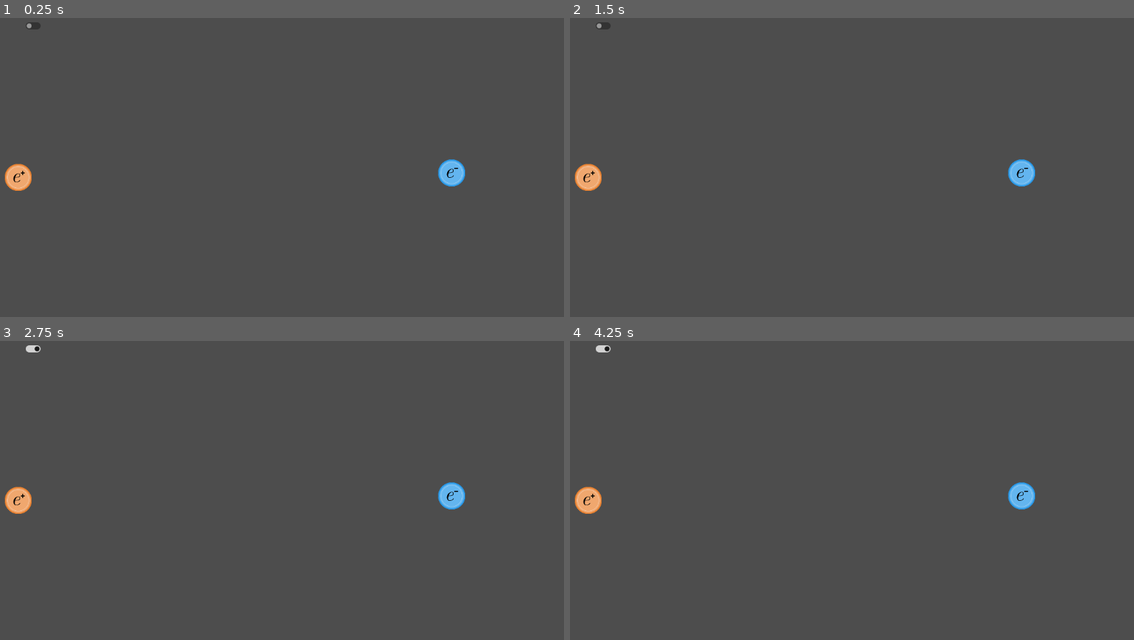
Above: before the commit, frames 1-4 (two rows, left to right).
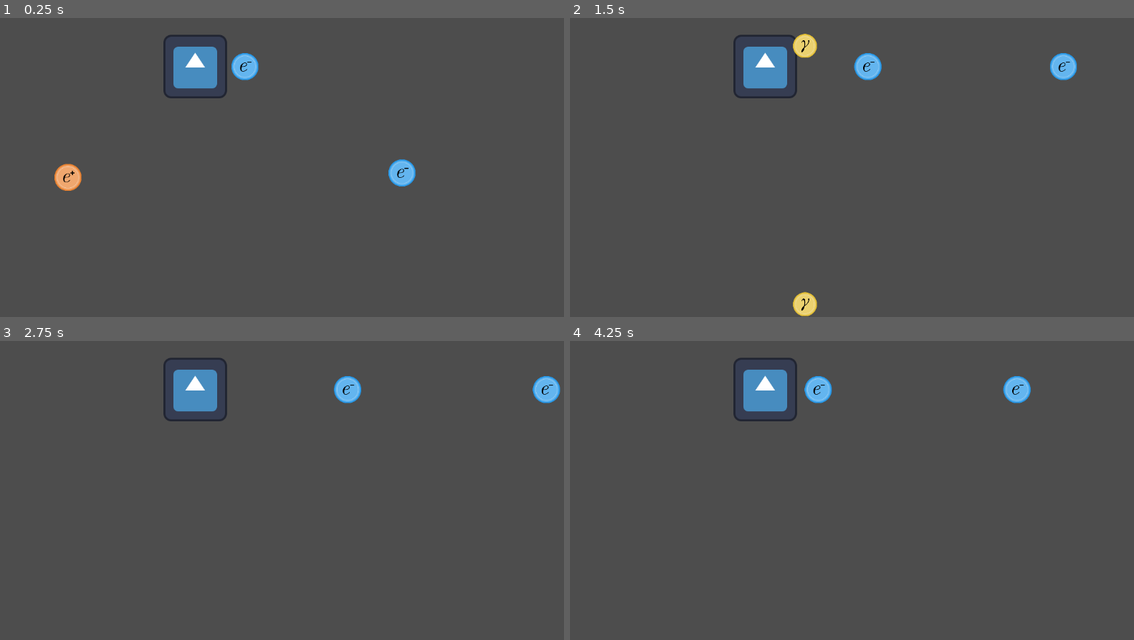
Above: after the commit, the same moments.

Repository: Breakerchap/vertex
Game: Godot game, scene res://MainScene/main.tscn
The game is run twice, just before and just after one commit, with the same random seed, the same clock (stepped at 60 frames per second) and the same inputs. The engine's default icon, where the game draws it, is replaced by a stand-in: a white triangle on a blue panel in a dark square.
Inputs (mouse positions are in pixels of both pictures, inside the frame that each line leads up to):
- Up to frame 1 (0.25 s): no input
- Up to frame 2 (1.5 s): click (603, 26) at 0.52 s; click (603, 26) at 1.27 s
- Up to frame 3 (2.75 s): click (33, 349) at 2.02 s
- Up to frame 4 (4.25 s): no input

The runs differ from the first frame. In frame 1, 3.2% of the frame differs, in the area x 0-83%, y 1-58%; in frame 2, 3.4%, in the area x 0-90%, y 1-100%; in frame 3, 2.9%; in frame 4, 2.9%.
Error before the commit: Parse Error: Unexpected identifier "simulation" in class body. (res://MainScene/check_button.gd:4)

Commit message:
emitters

Diff:
--- /dev/null
+++ b/Buildings/Emitter/emitter.gd
@@ -0,0 +1,100 @@
+class_name ParticleEmitter
+extends Node2D
+
+const EmissionEntry = preload("res://Buildings/Emitter/particle_emission.gd")
+
+const ELECTRON_SCENE: PackedScene = preload("res://Particles/Electron/electron.tscn")
+const PHOTON_SCENE: PackedScene = preload("res://Particles/Photon/photon.tscn")
+
+@export var particleFlavour: Global.Flavour = Global.Flavour.ELECTRON
+@export var isAnti: bool = false
+@export var direction: Vector2 = Vector2.RIGHT
+## Number of particles emitted per second.
+@export_range(0.01, 1000.0, 0.01, "or_greater") var rate: float = 1.0
+@export var sequence: Array[EmissionEntry] = []
+@export var start_on_ready: bool = false
+
+var _pending: Array[EmissionEntry] = []
+var _time_until_next: float = 0.0
+var _continuous: bool = false
+
+func _ready() -> void:
+  add_to_group("particle_emitters")
+  if start_on_ready:
+    if sequence.is_empty():
+      start_emitting()
+    else:
+      start_sequence()
+
+## Emit one particle into the enclosing simulation, travelling in world coordinates.
+func emit_particle(flavour: Global.Flavour, anti: bool, travel: Vector2) -> Particle:
+  var simulation := _simulation()
+  if simulation == null:
+    push_warning("Emitter must be a child of a ParticleSimulation")
+    return null
+  var scene: PackedScene
+  match flavour:
+    Global.Flavour.ELECTRON: scene = ELECTRON_SCENE
+    Global.Flavour.PHOTON: scene = PHOTON_SCENE
+    _:
+      push_warning("No particle scene exists for flavour %s" % flavour)
+      return null
+  if travel.is_zero_approx():
+    push_warning("Cannot emit a particle with a zero direction")
+    return null
+  var particle := scene.instantiate() as Particle
+  particle.isAnti = anti
+  particle.direction = travel.normalized()
+  simulation.add_child(particle)
+  particle.global_position = global_position
+  return particle
+
+## Emit one particle using the emitter's inspector settings.
+func spawnParticle() -> Particle:
+  return emit_particle(particleFlavour, isAnti, direction)
+
+## Replace any pending sequence. The first entry is emitted on the next simulation step.
+func start_sequence() -> void:
+  play_sequence(sequence)
+
+func play_sequence(entries: Array[EmissionEntry]) -> void:
+  _continuous = false
+  _pending = entries.duplicate()
+  _time_until_next = 0.0
+
+## Repeatedly emit using the single-particle inspector settings.
+func start_emitting() -> void:
+  _pending.clear()
+  _continuous = true
+  _time_until_next = 0.0
+
+## Stop both continuous emission and any pending sequence.
+func stop_sequence() -> void:
+  _continuous = false
+  _pending.clear()
+
+## Called by ParticleSimulation; sequences pause when the simulation pauses.
+func step_emission(delta: float) -> void:
+  if not _continuous and _pending.is_empty():
+    return
+  if rate <= 0.0:
+    push_warning("Emitter rate must be greater than zero")
+    stop_sequence()
+    return
+  _time_until_next -= delta
+  while (_continuous or not _pending.is_empty()) and _time_until_next <= 0.0:
+    if _continuous:
+      spawnParticle()
+    else:
+      var entry: EmissionEntry = _pending.pop_front()
+      if entry != null:
+        emit_particle(entry.flavour, entry.is_anti, entry.direction)
+    _time_until_next += 1.0 / rate
+
+func _simulation() -> ParticleSimulation:
+  var node := get_parent()
+  while node != null:
+    if node is ParticleSimulation:
+      return node as ParticleSimulation
+    node = node.get_parent()
+  return null
--- a/Buildings/Emitter/emitter.tscn
+++ b/Buildings/Emitter/emitter.tscn
@@ -1,11 +1,13 @@
 [gd_scene format=3 uid="uid://cq7p3hoi07i80"]
 
 [ext_resource type="Texture2D" uid="uid://c08xaqqp8xvkw" path="res://icon.svg" id="1_a65so"]
+[ext_resource type="Script" uid="uid://c0il2u48vuosc" path="res://Buildings/Emitter/emitter.gd" id="1_dw3pc"]
 
 [sub_resource type="RectangleShape2D" id="RectangleShape2D_6ixai"]
 size = Vector2(126, 126)
 
 [node name="Emitter" type="Node2D" unique_id=1992377071]
+script = ExtResource("1_dw3pc")
 
 [node name="Sprite2D" type="Sprite2D" parent="." unique_id=148179225]
 texture = ExtResource("1_a65so")
--- /dev/null
+++ b/Buildings/Emitter/particle_emission.gd
@@ -0,0 +1,7 @@
+class_name ParticleEmission
+extends Resource
+
+## One entry in an emitter's ordered sequence. Direction is in world coordinates.
+@export var flavour: Global.Flavour = Global.Flavour.ELECTRON
+@export var is_anti: bool = false
+@export var direction: Vector2 = Vector2.RIGHT
--- a/Global.gd
+++ b/Global.gd
@@ -1 +1,3 @@
 extends Node
+
+enum Flavour { UP, DOWN, ELECTRON, PHOTON }
--- a/MainScene/check_button.gd
+++ /dev/null
@@ -1,4 +0,0 @@
-extends CheckButton
-
-@onready var simulation := get_node("/root/main") as ParticleSimulation
-simulation.step_simulation(1.0 / 60.0)
--- a/MainScene/main.tscn
+++ b/MainScene/main.tscn
@@ -1,8 +1,8 @@
 [gd_scene format=3 uid="uid://dpw70vlkqi2x1"]
 
 [ext_resource type="PackedScene" uid="uid://prxcbenmg28r" path="res://Particles/Electron/electron.tscn" id="2_8dj5j"]
-[ext_resource type="Script" uid="uid://djd221bnsje8o" path="res://MainScene/check_button.gd" id="3_451ce"]
 [ext_resource type="Script" uid="uid://oohk2fag5w2o" path="res://Particles/particle_simulation.gd" id="3_sim"]
+[ext_resource type="PackedScene" uid="uid://cq7p3hoi07i80" path="res://Buildings/Emitter/emitter.tscn" id="4_emitter"]
 
 [node name="main" type="Node2D" unique_id=852513529]
 script = ExtResource("3_sim")
@@ -17,11 +17,6 @@
 position = Vector2(-522, 43)
 isAnti = true
 
-[node name="CheckButton" type="CheckButton" parent="." unique_id=798716623]
-offset_left = -514.0
-offset_top = -274.0
-offset_right = -470.0
-offset_bottom = -250.0
-script = ExtResource("3_451ce")
-
-[connection signal="toggled" from="CheckButton" to="CheckButton" method="_on_toggled"]
+[node name="Emitter" parent="." unique_id=1992377071 instance=ExtResource("4_emitter")]
+position = Vector2(-166, -180)
+start_on_ready = true
--- a/Particles/base_particle.gd
+++ b/Particles/base_particle.gd
@@ -1,4 +1,3 @@
-@abstract
 class_name Particle
 extends Node2D
 
@@ -31,4 +30,4 @@
       sprite.texture = textures[1]
 
 func advance(delta: float) -> void:
-  position += direction.normalized() * speed * delta
+  global_position += direction.normalized() * speed * delta
--- a/Particles/base_particle.tscn
+++ b/Particles/base_particle.tscn
@@ -15,5 +15,3 @@
 
 [node name="CollisionShape2D" type="CollisionShape2D" parent="Area2D" unique_id=1944634486]
 shape = SubResource("CircleShape2D_mqq03")
-
-[connection signal="area_entered" from="Area2D" to="." method="_on_area_2d_area_entered"]
--- a/Particles/particle_simulation.gd
+++ b/Particles/particle_simulation.gd
@@ -3,9 +3,18 @@
 
 const PHOTON_SCENE: PackedScene = preload("res://Particles/Photon/photon.tscn")
 
+@export var running: bool = true
+
+func _physics_process(delta: float) -> void:
+  if running:
+    step_simulation(delta)
+
 ## Advances every particle and resolves collisions once per explicit call.
 func step_simulation(delta: float) -> void:
   assert(delta >= 0.0, "Simulation delta cannot be negative")
+  for emitter in get_tree().get_nodes_in_group("particle_emitters"):
+    if is_ancestor_of(emitter) and not emitter.is_queued_for_deletion():
+      emitter.step_emission(delta)
   var particles := _particles()
   for particle in particles:
     particle.advance(delta)
Not shown, added: Buildings/Emitter/emitter.gd.uid
Not shown, added: Buildings/Emitter/particle_emission.gd.uid
Not shown, removed: MainScene/check_button.gd.uid
